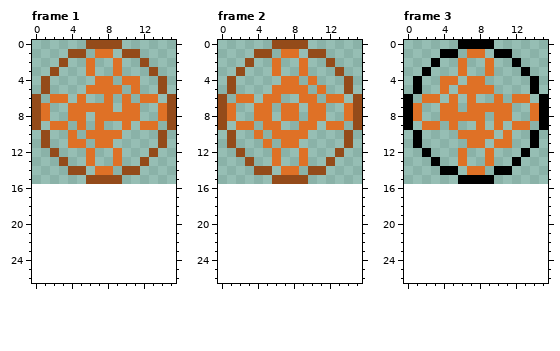
Pixel-art file: Graphics/Obr_v2.aseprite. The picture above was drawn from the file before the commit.
16x16 pixels, 3 frames. Shown: frame 1, frame 2, frame 3. The old version is drawn lined up with the new one, on the new canvas.
And afterwards:
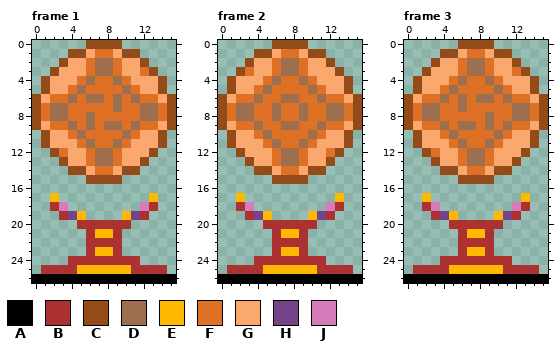
Palette (. is transparent): A #000000  B #ac3232  C #944b1a  D #9e6f4e  E #ffb800  F #df7126  G #fba86e  H #76428a  J #d77bba
Change:
canvas 16x16 -> 16x27
Changed rows in their new state; - is an unchanged pixel.
Frame 1:
first column x 0:
 1 ------G--G------
 2 ----GG-DD-GG----
 3 ---GGG-DD-GGF---
 4 --GGGFD--D-GGG--
 5 --GGFD----D-GG--
 6 -G--D-DD-D-D--G-
 7 --DD-----D--DD--
 8 --DD--D-----DD--
 9 -G--D-D-DD-D--G-
10 --GG-D----DFGG--
11 --GGG-D--DFGGG--
12 ---FGG-DD-GGG---
13 ----GG-DD-GG----
14 ------G--G------
17 --E----------E--
18 --BJ--------JB--
19 ---BHE----EHB---
20 -----BBBBBB-----
21 ------BEEB------
22 ------BBBB------
23 ------BEEB------
24 ----BBBBBBBB----
25 -BBBBEEEEEEBBBB-
26 AAAAAAAAAAAAAAAA
Frame 2:
first column x 0:
 1 ------G--G------
 2 ----GG-DD-GG----
 3 ---FGG-DD-GGG---
 4 --GGGFD--D-GGG--
 5 --GGFD----D-GG--
 6 -G--D--DD--D--G-
 7 --DD--D--D--DD--
 8 --DD--D--D--DD--
 9 -G--D--DD--D--G-
10 --GG-D----DFGG--
11 --GGG-D--DFGGG--
12 ---GGG-DD-GGF---
13 ----GG-DD-GG----
14 ------G--G------
17 --E----------E--
18 --BJ--------JB--
19 ---BHE----EHB---
20 -----BBBBBB-----
21 ------BEEB------
22 ------BBBB------
23 ------BEEB------
24 ----BBBBBBBB----
25 -BBBBEEEEEEBBBB-
26 AAAAAAAAAAAAAAAA
Frame 3:
first column x 0:
 0 ------CCCC------
 1 ----CCG--GCC----
 2 ---CGG-DD-GGC---
 3 --CGGG-DD-GGFC--
 4 -CGGG-D--DFGGGC-
 5 -CGG-D----DFGGC-
 6 CG--D-D-DD-D--GC
 7 C-DD--D-----DD-C
 8 C-DD-----D--DD-C
 9 CG--D-DD-D-D--GC
10 -CGGFD----D-GGC-
11 -CGGGFD--D-GGGC-
12 --CFGG-DD-GGGC--
13 ---CGG-DD-GGC---
14 ----CCG--GCC----
15 ------CCCC------
17 --E----------E--
18 --BJ--------JB--
19 ---BHE----EHB---
20 -----BBBBBB-----
21 ------BEEB------
22 ------BBBB------
23 ------BEEB------
24 ----BBBBBBBB----
25 -BBBBEEEEEEBBBB-
26 AAAAAAAAAAAAAAAA
Pixel boxes of the changes (left, top, right, bottom) in both pictures:
changed: (32, 49, 176, 283)
added: (218, 49, 362, 283)
changed: (404, 40, 548, 283)
